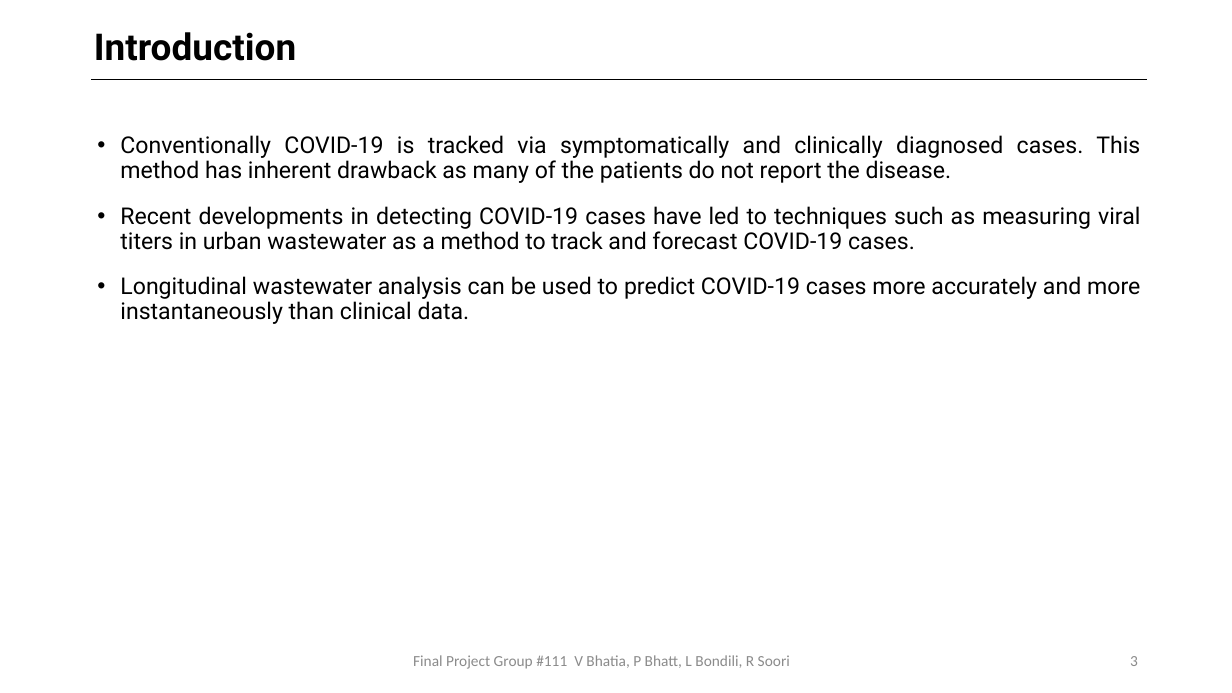
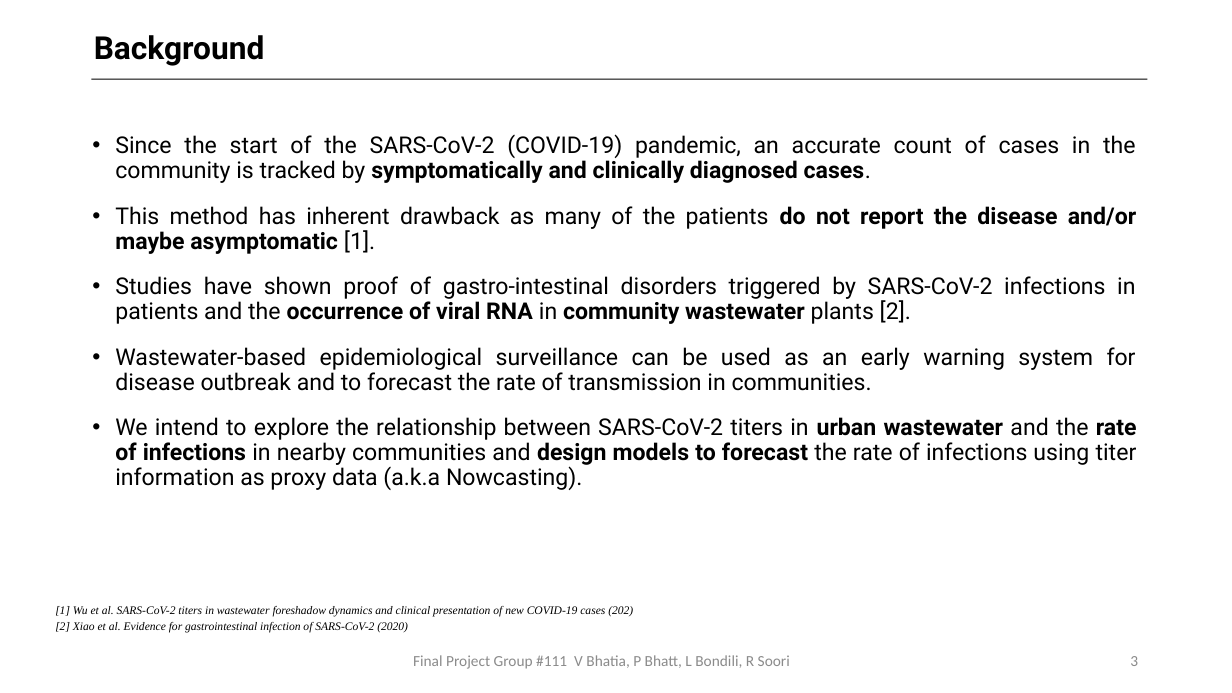
Before and after one commit to bhatiavr/cs109b-final-project-111, a slide deck: slide 3 of docs/Forecasting COVID-19 Cases Using SARS-Cov-2 Titers in Wastewater.pptx. Drawn at 1232x693 pixels with LibreOffice and Linux fonts; fonts in the diff are those of the drawing. Boxes give left, top, right and bottom in pixels: in the first picture for what was removed or moved away, otherwise in the second. Text is boxed around its words. In the diff, an @@ line names an element or a change of style, - is before the commit and + after.

Commit message:
Draft final ppts

```diff
--- a/docs/Forecasting COVID-19 Cases Using SARS-Cov-2 Titers in Wastewater.pptx
+++ b/docs/Forecasting COVID-19 Cases Using SARS-Cov-2 Titers in Wastewater.pptx
@@ text at (94,35,265,66): text changed; size 28.8 to 24.6 pt @@
-Introduction
+Background
@@ line (91, 79) - (1148, 79): stroke #000000 0.5 pt to #000000 0.75 pt @@
@@ text at (115,134,1137,490): text changed @@
-• Conventionally COVID-19 is tracked via symptomatically and clinically diagnosed cases. This method has inherent drawback as many of the patients do not report the disease.
-• Recent developments in detecting COVID-19 cases have led to techniques such as measuring viral titers in urban wastewater as a method to track and forecast COVID-19 cases.
-• Longitudinal wastewater analysis can be used to predict COVID-19 cases more accurately and more instantaneously than clinical data.
+• Since the start of the SARS-CoV-2 (COVID-19) pandemic, an accurate count of cases in the community is tracked by symptomatically and clinically diagnosed cases.
+• This method has inherent drawback as many of the patients do not report the disease and/or maybe asymptomatic [1].
+• Studies have shown proof of gastro-intestinal disorders triggered by SARS-CoV-2 infections in patients and the occurrence of viral RNA in community wastewater plants [2].
+• Wastewater-based epidemiological surveillance can be used as an early warning system for disease outbreak and to forecast the rate of transmission in communities.
+• We intend to explore the relationship between SARS-CoV-2 titers in urban wastewater and the rate of infections in nearby communities and design models to forecast the rate of infections using titer information as proxy data (a.k.a Nowcasting).
@@ text added at (55,606,633,633), 9 pt, text #000000, italic @@
+[1] Wu et al. SARS-CoV-2 titers in wastewater foreshadow dynamics and clinical presentation of new COVID-19 cases (202)
+[2] Xiao et al. Evidence for gastrointestinal infection of SARS-CoV-2 (2020)
```
Also in this commit, not shown: 18 other slides changed, 6 slides added, 2 slides removed, 1 other file.
